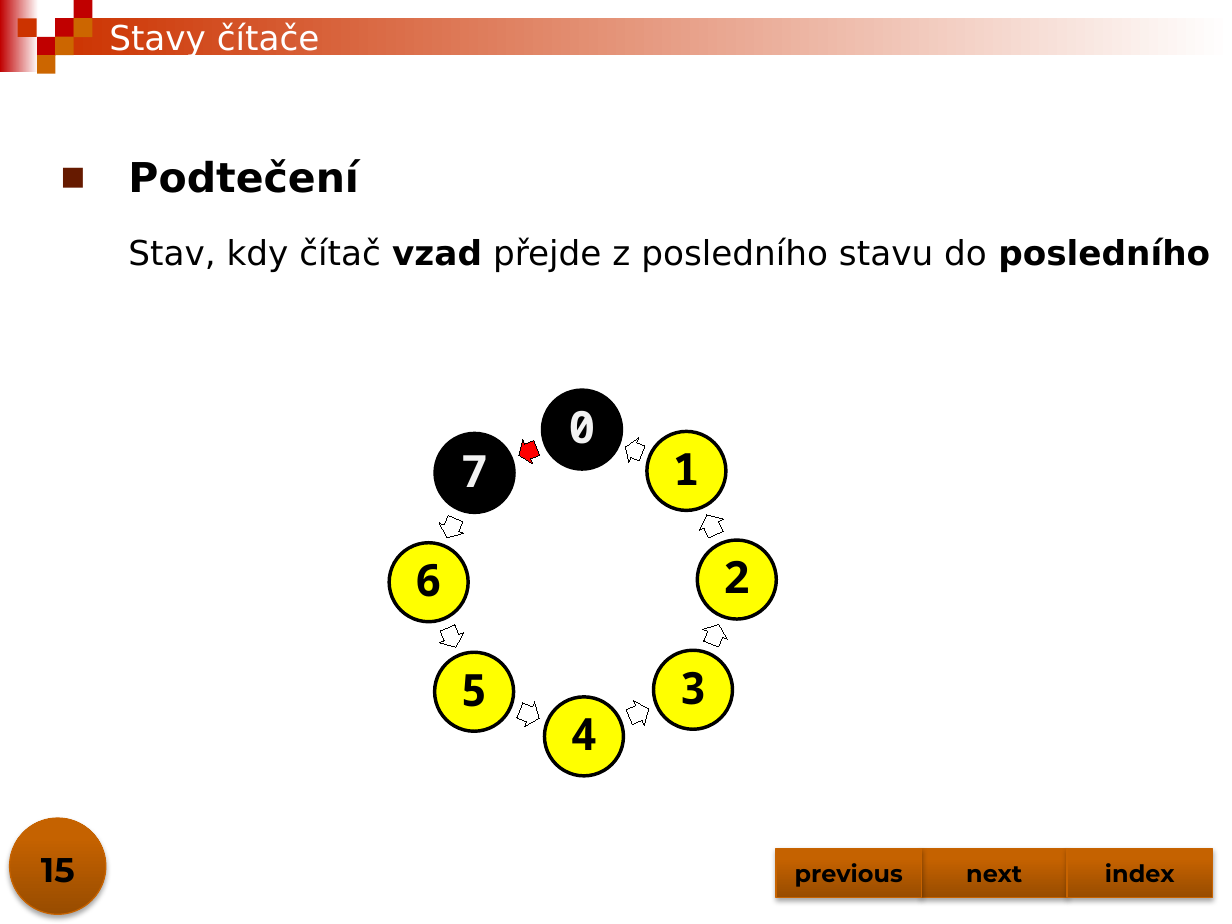
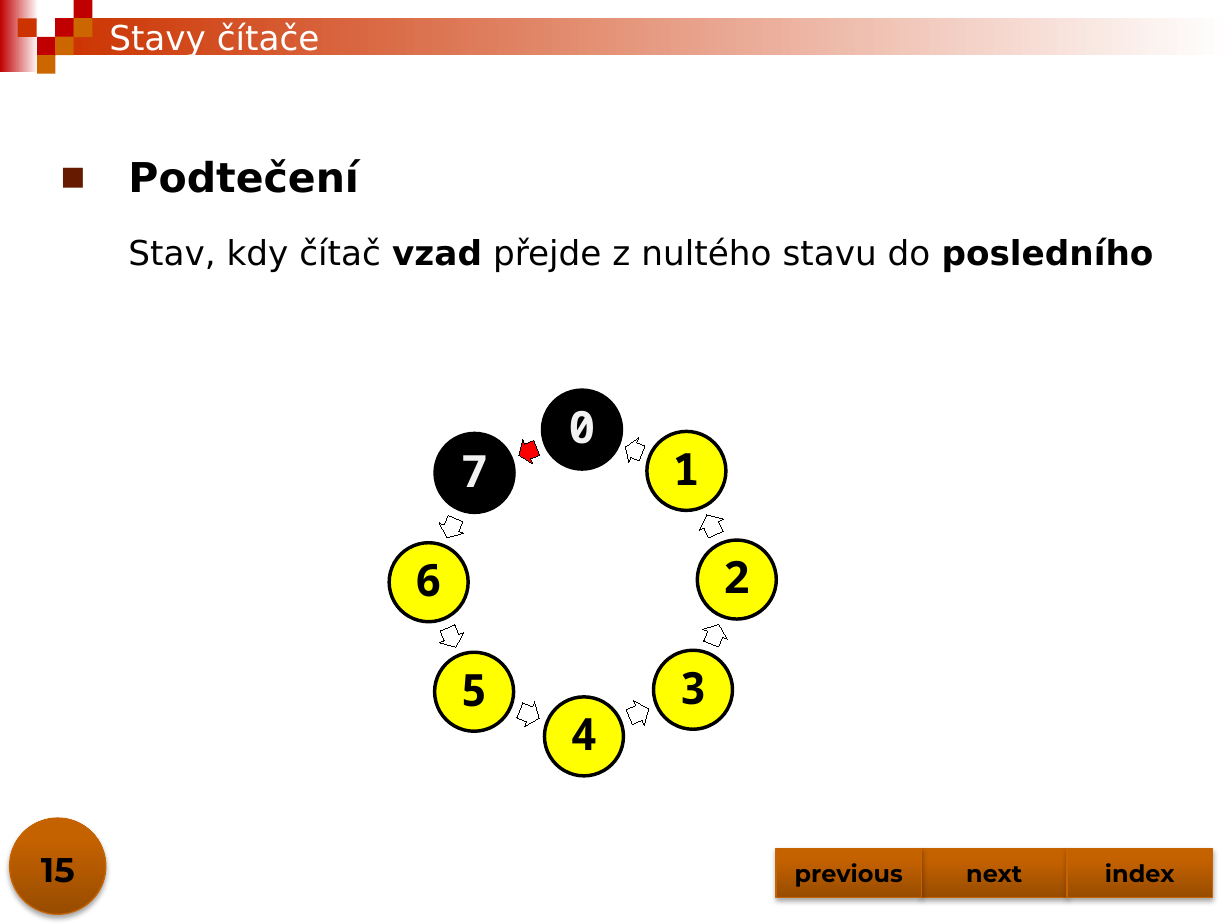
Before and after one commit to jjasik/spse, a slide deck: slide 15 of predmety/dig/materialy/citace.pptx. Drawn at 1232x924 pixels with LibreOffice and Linux fonts; fonts in the diff are those of the drawing. Boxes give left, top, right and bottom in pixels: in the first picture for what was removed or moved away, otherwise in the second. Text is boxed around its words. In the diff, an @@ line names an element or a change of style, - is before the commit and + after.

Commit message:
oprava

```diff
--- a/predmety/dig/materialy/citace.pptx
+++ b/predmety/dig/materialy/citace.pptx
@@ text at <box>128,238,1154,272</box>: text changed @@
-Stav, kdy čítač vzad přejde z posledního stavu do posledního
+Stav, kdy čítač vzad přejde z nultého stavu do posledního
```
